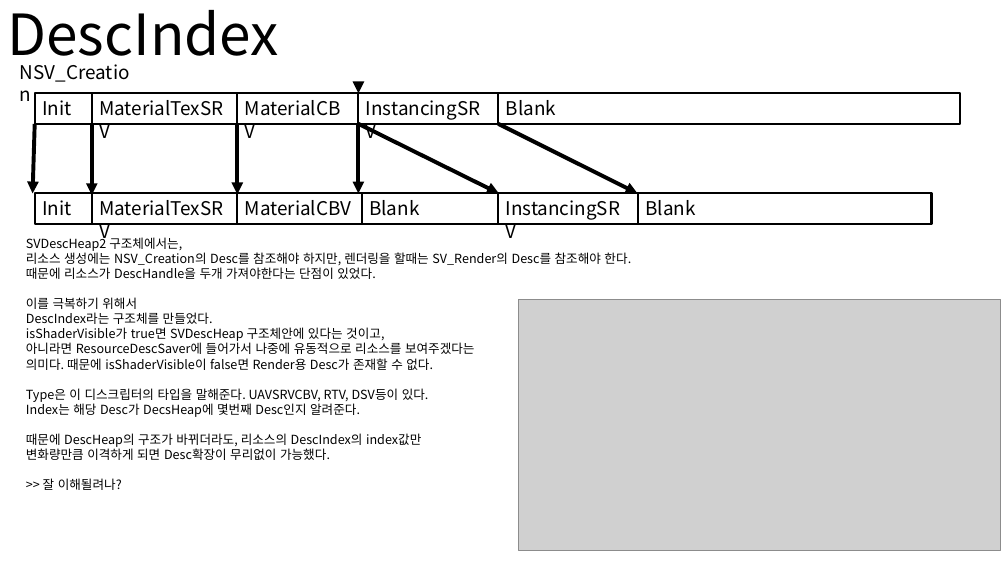
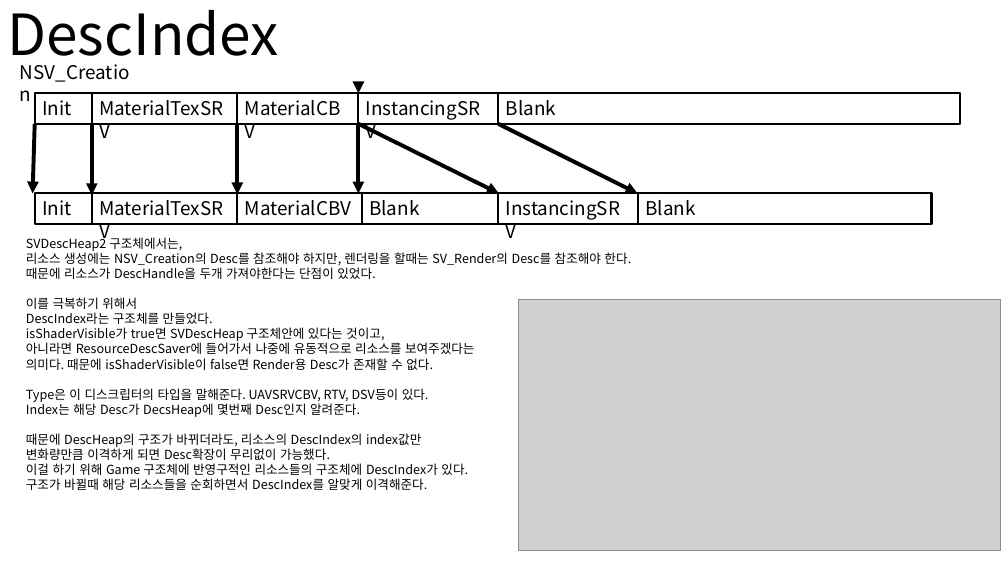
Before and after one commit to nohc2001/PulseCity, a slide deck: slide 7 of Conference/GraphicsStudy/GraphicsHighLevelDesign.pptx. Drawn at 1008x567 pixels with LibreOffice and Linux fonts; fonts in the diff are those of the drawing; grey boxes stand for pictures. Boxes give left, top, right and bottom in pixels: in the first picture for what was removed or moved away, otherwise in the second. Text is boxed around its words. In the diff, an @@ line names an element or a change of style, - is before the commit and + after.

```diff
--- a/Conference/GraphicsStudy/GraphicsHighLevelDesign.pptx
+++ b/Conference/GraphicsStudy/GraphicsHighLevelDesign.pptx
@@ text at bbox=[26, 463, 468, 490]: text changed @@
->> 잘 이해될려나?
+이걸 하기 위해 Game 구조체에 반영구적인 리소스들의 구조체에 DescIndex가 있다.
+구조가 바뀔때 해당 리소스들을 순회하면서 DescIndex를 알맞게 이격해준다.
```
Also in this commit, not shown: 5 other slides changed, 8 slides added, 4 slides removed, 14 other files.
